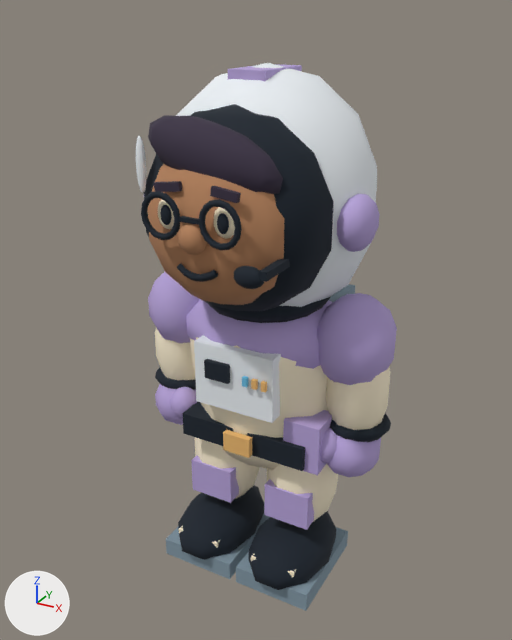
The glTF model public/assets/models/crew-mara.glb as it was, and as the next commit left it.
The view is the same before and after, from a camera (50 mm lens) standing at (1.55, -2.92, 2.86) and looking at (-0.02, -0.08, 1.44). Every picture has the same lights, and +X, +Y and +Z are marked at lower left. The older version comes first. Where no turn or scale is listed for an object, it has been applied to the vertices. Vertices at exactly the same position are counted once.

Objects in the first picture: 'boot', 'boot.001', 'chest-panel', 'face', 'hairline', 'helmet-crown', 'helmet-hinge.001', 'helmet-shell', 'pressure-suit', 'shoulder-yoke', 'shoulder.001', 'sleeve.001', 'visor-gasket' and 39 more.
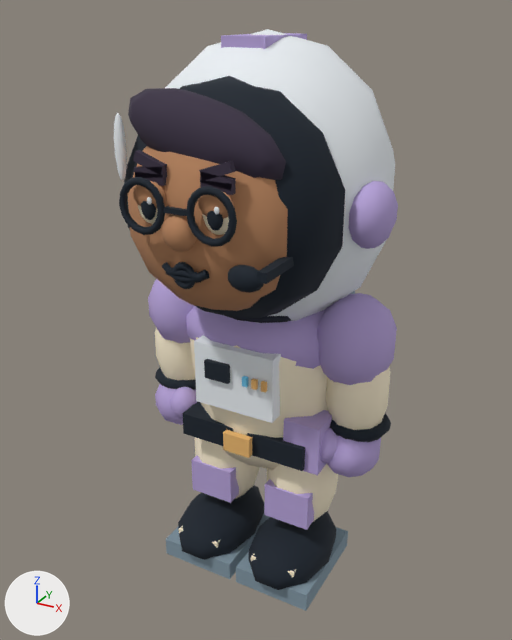
ob_head is not drawn itself; it is the parent of ob_helmet_shell, ob_visor_gasket, ob_face, ob_nose, ob_eye_white, ob_eye, ob_brow, ob_eye_white_001.

Edits to the bpy script that builds the scene:
```text
Change me_mesh_53:
    used by ob_helmet_crown; parent = ob_head; location = (0.0, -0.02, 0.53); scale = (0.18, 0.35, 0.045)
    remove me_mesh_53.from_pydata(...)  # 8 vertices, 12 faces; spans x -0.5..0.5, y -0.5..0.5, z -0.5..0.5
    remove me_mesh_53.materials.append(mat_material_1)  # purple #b8a4da
    add me_mesh_53.from_pydata(...)  # 8 vertices, 12 faces; spans x -0.071..0.071, y -0.014..0.014, z -0.042..0.042
    me_mesh_53 part 1
    me_mesh_53.vertices[0].co: (0.5, -0.5, 0.5) -> (0.071, -0.014, -0.003)
    me_mesh_53.vertices[1].co: (0.5, 0.5, 0.5) -> (0.071, 0.014, -0.003)
    me_mesh_53.vertices[2].co: (0.5, -0.5, -0.5) -> (0.059, -0.014, -0.042)
    me_mesh_53.vertices[3].co: (0.5, 0.5, -0.5) -> (0.059, 0.014, -0.042)
    me_mesh_53.vertices[4].co: (-0.5, 0.5, 0.5) -> (-0.059, 0.014, 0.042)
    me_mesh_53.vertices[5].co: (-0.5, -0.5, 0.5) -> (-0.059, -0.014, 0.042)
    me_mesh_53.vertices[6].co: (-0.5, 0.5, -0.5) -> (-0.071, 0.014, 0.003)
    me_mesh_53.vertices[7].co: (-0.5, -0.5, -0.5) -> (-0.071, -0.014, 0.003)
    add me_mesh_53.materials.append(mat_material_8)  # dark purple #392f43
Add me_mesh_60_1:
    me_mesh_60_1.from_pydata(...)  # 36 vertices, 64 faces; spans x -0.085..0.085, y -0.728..-0.683, z -0.244..-0.194
    me_mesh_60_1.materials.append(mat_material_3)  # black #101d2a
Add me_mesh_59_1:
    me_mesh_59_1.from_pydata(...)  # 68 vertices, 120 faces; spans x -0.078..0.078, y -0.032..0.032, z -0.059..0.059
    me_mesh_59_1.materials.append(mat_material_7)  # orange #ba865f
Add me_mesh_57_1:
    me_mesh_57_1.from_pydata(...)  # a box spanning x -0.0684..0.0684, y -0.0137..0.0137, z -0.0207..0.0207
    me_mesh_57_1.materials.append(mat_material_8)  # dark purple #392f43
Add me_mesh_55_1:
    me_mesh_55_1.from_pydata(...)  # 102 vertices, 160 faces; spans x -0.0559..0.0559, y -0.0152..0.0152, z -0.0581..0.0581
    me_mesh_55_1.materials.append(mat_material_3)  # black #101d2a
Add me_mesh_54_1:
    me_mesh_54_1.from_pydata([(0.0587, -0.0137, 0.0421), (0.0587, 0.0137, 0.0421), (0.0712, -0.0137, 0.0027), (0.0712, 0.0137, 0.0027), (-0.0712, 0.0137, -0.0027), (-0.0712, -0.0137, -0.0027), (-0.0587, 0.0137, -0.0421), (-0.0587, -0.0137, -0.0421)], [], [(0, 2, 1), (2, 3, 1), (4, 6, 5), (6, 7, 5), (4, 5, 1), (5, 0, 1), (7, 6, 2), (6, 3, 2), (5, 7, 0), (7, 2, 0), (1, 3, 4), (3, 6, 4)])
    me_mesh_54_1.materials.append(mat_material_8)  # dark purple #392f43
Change ob_head:
    ob_head.location: (0.0, 0.0, 1.97) -> (0.0, 0.0, 2.02)
    ob_head.scale: (1.0, 1.0, 1.0) -> (1.14, 1.14, 1.14)
Add ob_mouth_001:
    ob_mouth_001 = bpy.data.objects.new('mouth.001', me_mesh_60_1)
    ob_mouth_001.location = (0.0, 0.0, 2.101)
Add ob_eyelid_001:
    ob_eyelid_001 = bpy.data.objects.new('eyelid.001', me_mesh_59_1)
    ob_eyelid_001.location = (0.154, -0.701, 2.184)
Add ob_eyelid:
    ob_eyelid = bpy.data.objects.new('eyelid', me_mesh_59_1.copy())
    ob_eyelid.location = (-0.154, -0.701, 2.184)
Add ob_brow_005:
    ob_brow_005 = bpy.data.objects.new('brow.005', me_mesh_57_1)
    ob_brow_005.location = (0.154, -0.684, 2.249)
Add ob_brow_004:
    ob_brow_004 = bpy.data.objects.new('brow.004', me_mesh_57_1.copy())
    ob_brow_004.location = (-0.154, -0.684, 2.249)
Add ob_mouth_o:
    ob_mouth_o = bpy.data.objects.new('mouth-o', me_mesh_55_1)
    ob_mouth_o.location = (0.0, -0.707, 1.876)
Add ob_brow_003:
    ob_brow_003 = bpy.data.objects.new('brow.003', me_mesh_54_1)
    ob_brow_003.location = (0.154, -0.684, 2.308)
Add ob_brow_002:
    ob_brow_002 = bpy.data.objects.new('brow.002', me_mesh_53)
    ob_brow_002.location = (-0.154, -0.684, 2.308)
```

Boxes (x1, y1, x2, y2) around the edits, measured in the pictures (512 x 640 px; the box of a moved part takes in the faces that stretch with it):
'helmet-shell', moved, rescaled (14% wider, 20% taller)
    before: (176, 63, 377, 307)
    after: (165, 29, 395, 323)
'visor-gasket', moved, rescaled (17% wider, 17% taller)
    before: (144, 104, 333, 311)
    after: (124, 76, 345, 318)
'face', moved, rescaled (18% wider, 17% taller)
    before: (148, 164, 284, 305)
    after: (128, 146, 288, 311)
'hairline', moved, rescaled (17% wider, 16% taller)
    before: (148, 115, 283, 194)
    after: (128, 88, 286, 180)
'helmet-hinge.001', moved, rescaled (16% wider, 17% taller)
    before: (337, 194, 380, 252)
    after: (348, 181, 398, 249)
'spectacle.001', moved, rescaled (18% wider, 19% taller)
    before: (199, 199, 242, 250)
    after: (186, 186, 237, 247)
'spectacle', moved, rescaled (18% wider, 18% taller)
    before: (141, 191, 180, 240)
    after: (119, 177, 165, 235)
'helmet-crown', recoloured, reshaped, moved, rescaled (14% wider, 11% shorter)
    before: (227, 64, 302, 82)
    after: (221, 33, 307, 49)
'nose', moved, rescaled (17% wider, 18% taller)
    before: (178, 223, 207, 255)
    after: (162, 214, 196, 252)
'visor-highlight', moved, rescaled (17% wider, 19% taller)
    before: (136, 136, 147, 193)
    after: (114, 113, 127, 181)
'microphone', moved, rescaled (19% wider, 21% taller)
    before: (234, 266, 264, 289)
    after: (228, 265, 264, 293)
'brow.001', moved, rescaled
    before: (210, 186, 241, 203)
    after: (200, 172, 236, 190)
'comms-boom', moved, rescaled (19% wider, 17% taller)
    before: (259, 259, 290, 282)
    after: (257, 257, 294, 284)
'brow', moved, rescaled
    before: (154, 181, 182, 192)
    after: (134, 166, 167, 178)
'mouth', moved, rescaled (14% wider, 16% taller)
    before: (177, 264, 218, 282)
    after: (162, 262, 209, 283)
'eye-white.001', moved, rescaled
    before: (213, 207, 235, 239)
    after: (203, 214, 229, 235)
'eyelid.001', added (orange)
    after: (198, 191, 234, 219)
'brow.002', added
    after: (133, 150, 167, 176)
'eye', moved, rescaled
    before: (160, 205, 172, 225)
    after: (141, 201, 156, 220)
'eye.001', moved, rescaled
    before: (217, 213, 229, 234)
    after: (207, 211, 223, 231)
'eyelid', added
    after: (133, 181, 166, 208)
'brow.003', added
    after: (199, 160, 236, 181)
'glasses-bridge', moved, rescaled (14% wider, 10% taller)
    before: (179, 216, 199, 225)
    after: (163, 206, 186, 216)
'mouth-o', added
    after: (173, 262, 195, 289)
'eye-white', moved, rescaled
    before: (158, 200, 177, 229)
    after: (138, 205, 158, 224)
'brow.005', added
    after: (200, 180, 236, 195)
'mouth.001', added
    after: (165, 267, 201, 283)
'brow.004', added
    after: (135, 172, 167, 186)
part 1 of me_mesh_53, moved or reshaped
    before: (227, 64, 302, 82)
    after: (133, 150, 167, 176)
